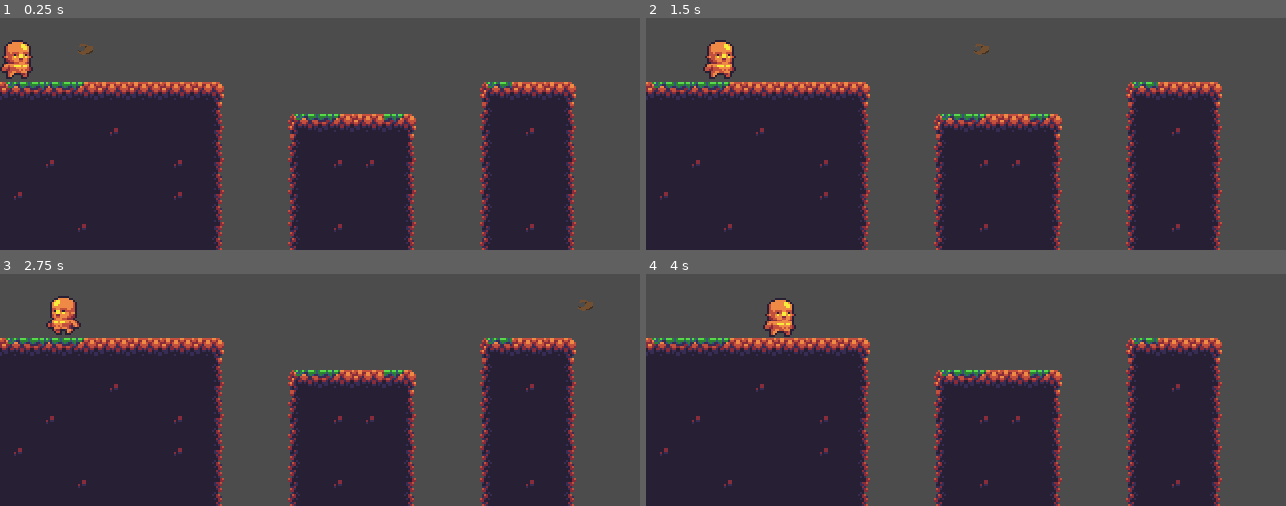
Above: before the commit, frames 1-4 (two rows, left to right).
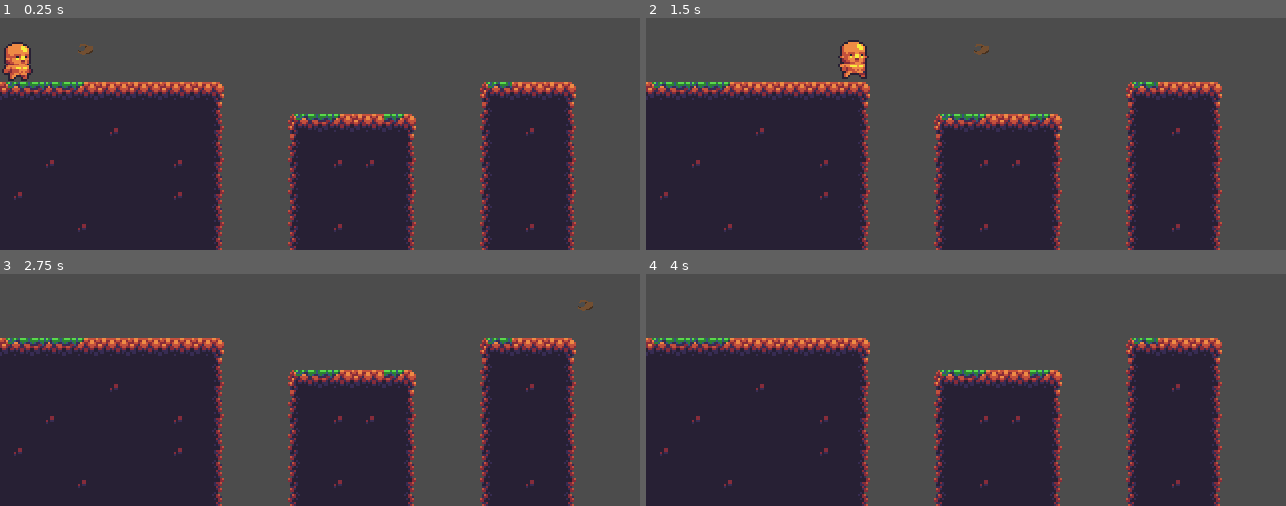
Above: after the commit, the same moments.

Repository: John2324/GameJam
Game: Godot game, scene res://Scenes/Stage1.tscn
The game is run twice, just before and just after one commit, with the same random seed, the same clock (stepped at 60 frames per second) and the same inputs. Before the commit the project starts from res://Screens/Stage1.tscn.
Inputs:
- Up to frame 1 (0.25 s): no input
- Up to frame 2 (1.5 s): tap Enter at 0.5 s; hold Right (ui_right) from 0.53 s (still down); tap Space at 0.77 s
- Up to frame 3 (2.75 s): tap Space at 1.52 s; release Right (ui_right) at 2.03 s; hold Left (ui_left) from 2.03 s (still down)
- Up to frame 4 (4 s): release Left (ui_left) at 2.78 s; hold Right (ui_right) from 2.78 s (still down); tap Space at 3.02, 3.77 s

The runs differ from the first frame. In frame 1, 0.4% of the frame differs, in the area x 0-6%, y 9-28%; in frame 2, 1.3%, in the area x 8-35%, y 9-27%; in frame 3, 0.7%; in frame 4, 0.7%.

Commit message:
Update Scenes

Diff:
--- a/Screens/FireBall.tscn
+++ b/Scenes/FireBall.tscn
@@ -27,7 +27,7 @@
 radius = 2.88334
 
 [node name="FireBall" type="Area2D"]
-position = Vector2( 2.29072, 3.01843 )
+position = Vector2( 3.64754, 3.84432 )
 script = ExtResource( 1 )
 __meta__ = {
 "_edit_group_": true
--- a/Screens/Stage1.tscn
+++ b/Scenes/Stage1.tscn
@@ -1,8 +1,8 @@
 [gd_scene load_steps=4 format=2]
 
-[ext_resource path="res://Screens/FireBall.tscn" type="PackedScene" id=1]
+[ext_resource path="res://Scenes/FireBall.tscn" type="PackedScene" id=1]
 [ext_resource path="res://art/Stage1.tres" type="TileSet" id=2]
-[ext_resource path="res://Screens/player.tscn" type="PackedScene" id=3]
+[ext_resource path="res://Scenes/player.tscn" type="PackedScene" id=3]
 
 [node name="Stage1" type="Node2D"]
 
--- a/Screens/player.tscn
+++ b/Scenes/player.tscn
@@ -2,54 +2,57 @@
 
 [ext_resource path="res://art/characters.png" type="Texture" id=1]
 [ext_resource path="res://Scripts/player.gd" type="Script" id=2]
-[ext_resource path="res://art/CharacterAnim/9.tres" type="Texture" id=6]
 
 [sub_resource type="AtlasTexture" id=1]
 atlas = ExtResource( 1 )
-region = Rect2( 32, 0, 32, 32 )
+region = Rect2( 0, 0, 32, 32 )
 
 [sub_resource type="AtlasTexture" id=2]
 atlas = ExtResource( 1 )
-region = Rect2( 64, 0, 32, 32 )
+region = Rect2( 0, 0, 32, 32 )
 
 [sub_resource type="AtlasTexture" id=3]
 atlas = ExtResource( 1 )
-region = Rect2( 96, 0, 32, 32 )
+region = Rect2( 32, 0, 32, 32 )
 
 [sub_resource type="AtlasTexture" id=4]
 atlas = ExtResource( 1 )
-region = Rect2( 128, 0, 32, 32 )
+region = Rect2( 64, 0, 32, 32 )
 
 [sub_resource type="AtlasTexture" id=5]
 atlas = ExtResource( 1 )
-region = Rect2( 160, 0, 32, 32 )
+region = Rect2( 96, 0, 32, 32 )
 
 [sub_resource type="AtlasTexture" id=6]
 atlas = ExtResource( 1 )
-region = Rect2( 192, 0, 32, 32 )
+region = Rect2( 128, 0, 32, 32 )
 
 [sub_resource type="AtlasTexture" id=7]
 atlas = ExtResource( 1 )
-region = Rect2( 224, 0, 32, 32 )
+region = Rect2( 160, 0, 32, 32 )
 
 [sub_resource type="AtlasTexture" id=8]
 atlas = ExtResource( 1 )
-region = Rect2( 256, 0, 32, 32 )
+region = Rect2( 384, 0, 32, 32 )
 
-[sub_resource type="SpriteFrames" id=9]
+[sub_resource type="AtlasTexture" id=9]
+atlas = ExtResource( 1 )
+region = Rect2( 416, 0, 32, 32 )
+
+[sub_resource type="SpriteFrames" id=10]
 animations = [ {
-"frames": [ ExtResource( 6 ) ],
+"frames": [ SubResource( 1 ) ],
 "loop": true,
 "name": "idel",
 "speed": 5.0
 }, {
-"frames": [ SubResource( 1 ), SubResource( 2 ), SubResource( 3 ), SubResource( 4 ), SubResource( 5 ), SubResource( 6 ), SubResource( 7 ), SubResource( 8 ) ],
+"frames": [ SubResource( 2 ), SubResource( 3 ), SubResource( 4 ), SubResource( 5 ), SubResource( 6 ), SubResource( 7 ), SubResource( 8 ), SubResource( 9 ) ],
 "loop": true,
 "name": "run",
-"speed": 5.0
+"speed": 10.0
 } ]
 
-[sub_resource type="CapsuleShape2D" id=10]
+[sub_resource type="CapsuleShape2D" id=11]
 radius = 7.64367
 height = 5.45597
 
@@ -67,9 +70,9 @@
 [node name="AnimatedSprite" type="AnimatedSprite" parent="."]
 position = Vector2( -15.8116, -0.875035 )
 scale = Vector2( 1.02043, 0.964242 )
-frames = SubResource( 9 )
+frames = SubResource( 10 )
 animation = "idel"
 
 [node name="CollisionShape2D" type="CollisionShape2D" parent="."]
 position = Vector2( -15.4284, 4.83426 )
-shape = SubResource( 10 )
+shape = SubResource( 11 )
--- a/Scripts/player.gd
+++ b/Scripts/player.gd
@@ -1,10 +1,10 @@
 extends KinematicBody2D
 
-const SPEED = 30
+const SPEED = 100
 const Gravity = 10
 const Jump_Power = -250
 const FLOOR = Vector2(0, -1)
-const fireball = preload ("res://Screens/FireBall.tscn")
+const fireball = preload ("res://Scenes/FireBall.tscn")
 
 var on_ground = false
 var velocity = Vector2()
--- a/project.godot
+++ b/project.godot
@@ -16,7 +16,7 @@
 [application]
 
 config/name="Game_Jam"
-run/main_scene="res://Screens/Stage1.tscn"
+run/main_scene="res://Scenes/Stage1.tscn"
 config/icon="res://icon.png"
 
 [display]
Not shown, added: .gitignore
Not shown, removed: Game_Jam.zip
